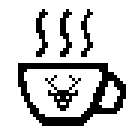
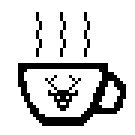
Before/after of a 135×135 layered artwork. What changed in the layer stack:
painted on "brew.png" over bbox(36, 9, 93, 57)
